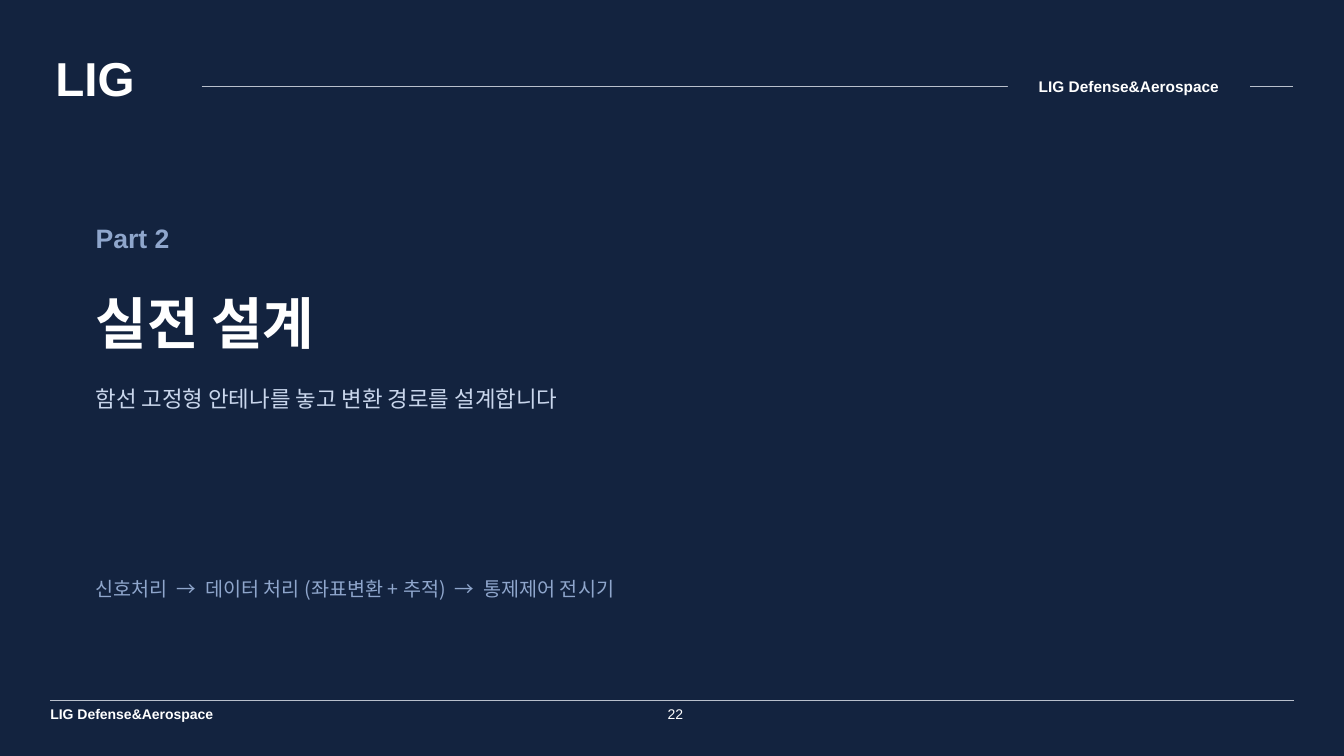
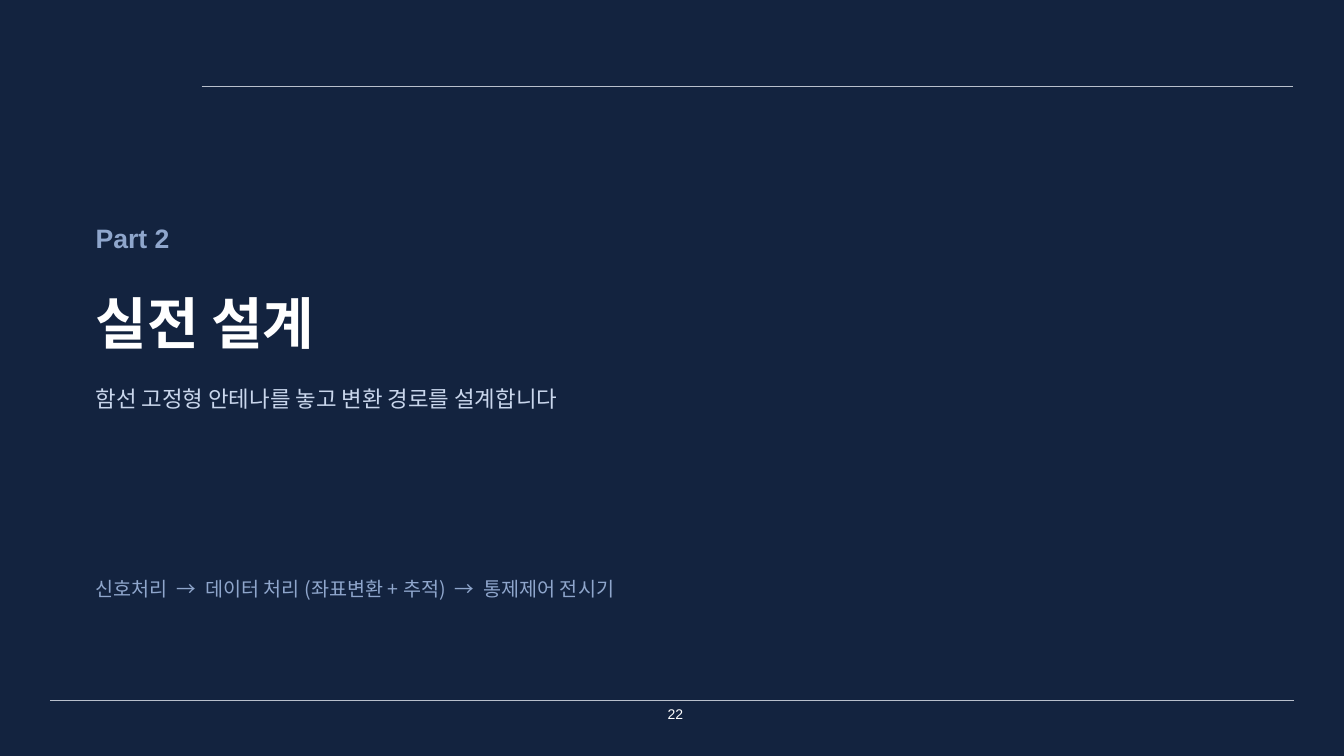
Before and after one commit to harley-hwan/IpcProc, a slide deck: slide 22 of Part2_CoordFrames/ref/산출물/Chapter2_coordinate_systems.pptx. Drawn at 1344x756 pixels with LibreOffice and Linux fonts; fonts in the diff are those of the drawing. Boxes give left, top, right and bottom in pixels: in the first picture for what was removed or moved away, otherwise in the second. Text is boxed around its words. In the diff, an @@ line names an element or a change of style, - is before the commit and + after.

```diff
--- a/Part2_CoordFrames/ref/산출물/Chapter2_coordinate_systems.pptx
+++ b/Part2_CoordFrames/ref/산출물/Chapter2_coordinate_systems.pptx
@@ text removed at box(55, 62, 134, 97) @@
-LIG
@@ text removed at box(1039, 81, 1219, 96) @@
-LIG Defense&Aerospace
@@ text removed at box(50, 709, 213, 722) @@
-LIG Defense&Aerospace
```
Also in this commit, not shown: 34 other slides changed, 12 other files.
